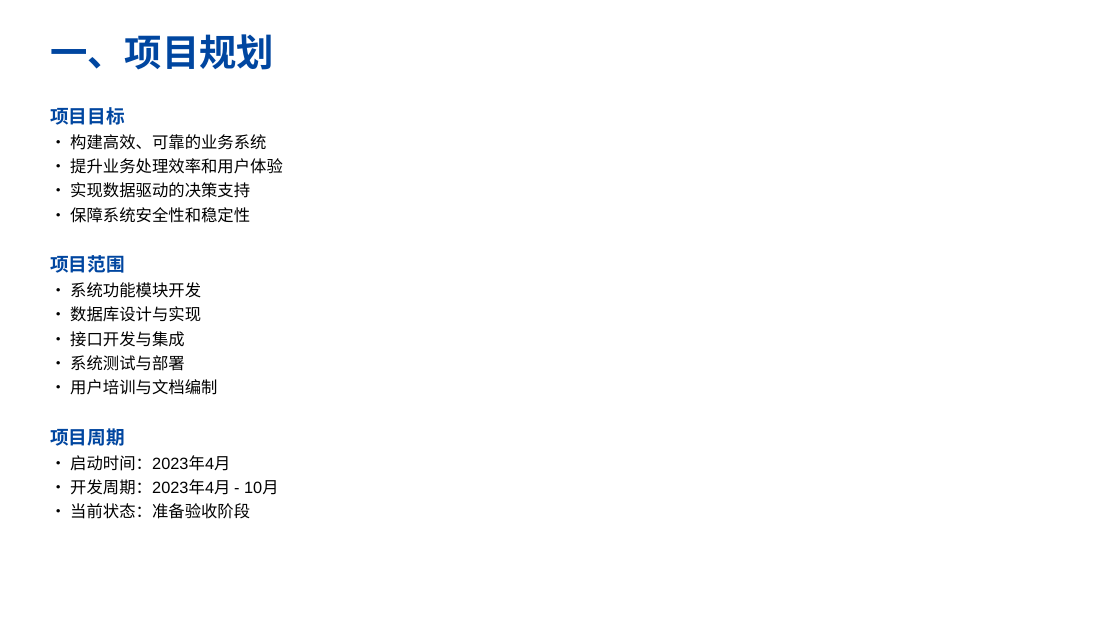
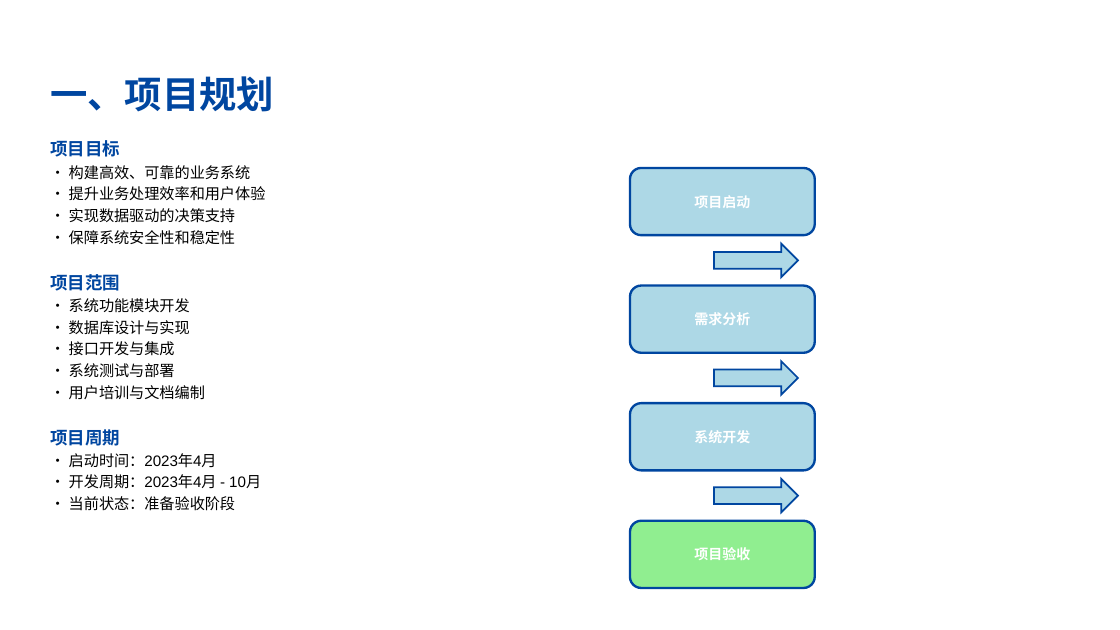
Before and after one commit to ctrlaomao/bjstarfish, a slide deck: slide 2 of report_ppt/融合.pptx. Drawn at 1120x630 pixels with LibreOffice and Linux fonts; fonts in the diff are those of the drawing; background and template pictures are left out. Boxes give left, top, right and bottom in pixels: in the first picture for what was removed or moved away, otherwise in the second. Text is boxed around its words. In the diff, an @@ line names an element or a change of style, - is before the commit and + after.

```diff
--- a/report_ppt/融合.pptx
+++ b/report_ppt/融合.pptx
@@ text "一、项目规划": place and size @@
-text "一、项目规划" at [50, 34, 274, 70]
+text "一、项目规划" at [50, 76, 274, 112]
@@ text "项目目标": place and size @@
-text "项目目标" at [50, 107, 283, 519]
+text "项目目标" at [50, 140, 266, 511]
@@ text "项目目标" at [50, 140, 266, 511]: size 16 to 15 pt in "项目目标", "项目范围", "项目周期"; size 14 to 13 pt; less space between paragraphs @@
@@ rounded rectangle added at [630, 168, 815, 235], fill #ADD8E6, outline #0046A0 2 pt, 12 pt, text #FFFFFF, bold @@
+项目启动
@@ right arrow added at [714, 244, 798, 277], fill #ADD8E6, outline #0046A0 1.5 pt @@
@@ rounded rectangle added at [630, 286, 815, 353], fill #ADD8E6, outline #0046A0 2 pt, 12 pt, text #FFFFFF, bold @@
+需求分析
@@ right arrow added at [714, 361, 798, 395], fill #ADD8E6, outline #0046A0 1.5 pt @@
@@ rounded rectangle added at [630, 403, 815, 471], fill #ADD8E6, outline #0046A0 2 pt, 12 pt, text #FFFFFF, bold @@
+系统开发
@@ right arrow added at [714, 479, 798, 513], fill #ADD8E6, outline #0046A0 1.5 pt @@
@@ rounded rectangle added at [630, 521, 815, 588], fill #90EE90, outline #0046A0 2 pt, 12 pt, text #FFFFFF, bold @@
+项目验收
```
Also in this commit, not shown: 15 other slides changed, 1 other file.
